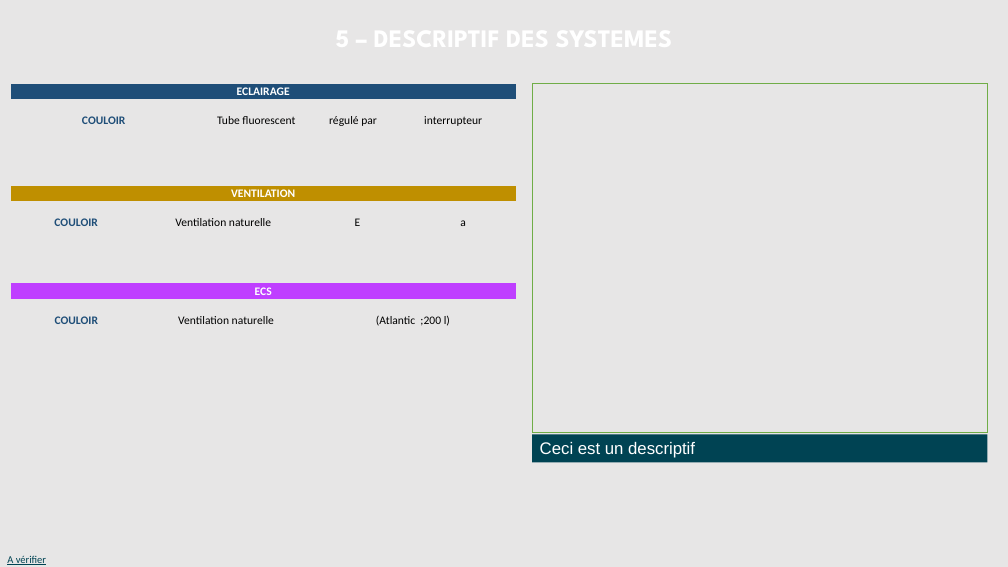
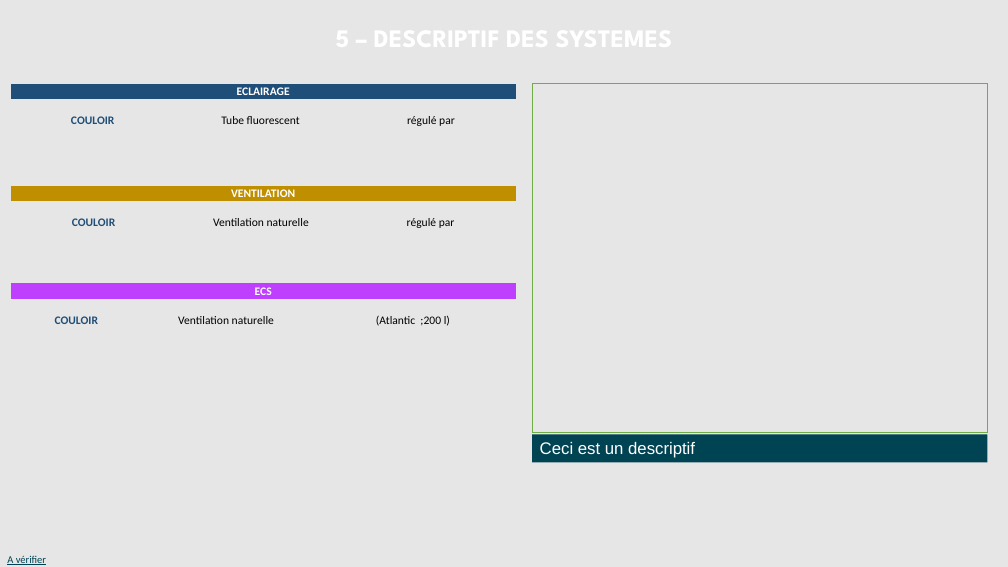
Before and after one commit to sigsieml/super-cep, a slide deck: slide 6 of app/src/main/assets/powerpointvierge.pptx. Drawn at 1008x567 pixels with LibreOffice and Linux fonts; fonts in the diff are those of the drawing; background and template pictures are left out. Boxes give left, top, right and bottom in pixels: in the first picture for what was removed or moved away, otherwise in the second. Text is boxed around its words. In the diff, an @@ line names an element or a change of style, - is before the commit and + after.

```diff
--- a/app/src/main/assets/powerpointvierge.pptx
+++ b/app/src/main/assets/powerpointvierge.pptx
@@ table at box(11, 84, 516, 130) @@
-column 4:  |  | interrupteur
@@ table at box(11, 186, 516, 232) @@
-column 3:  |  | E
-column 4:  |  | a
+column 3:  |  | régulé par
```
Also in this commit, not shown: 1 other slide changed, 6 other files.
